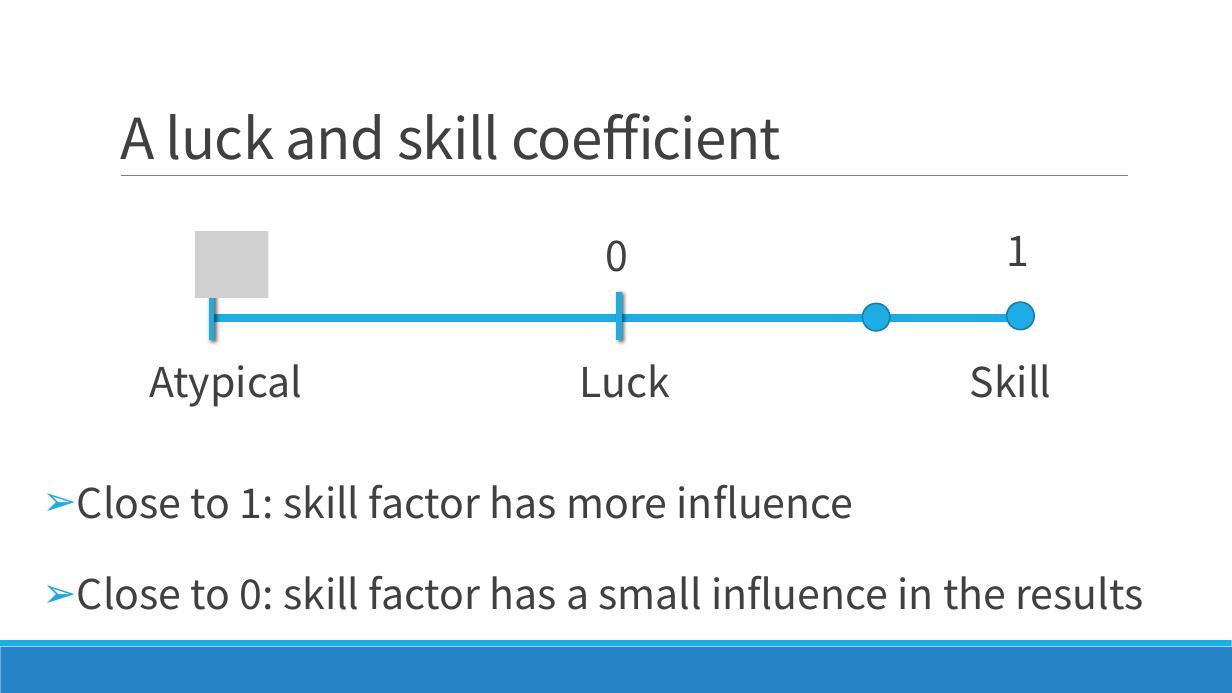
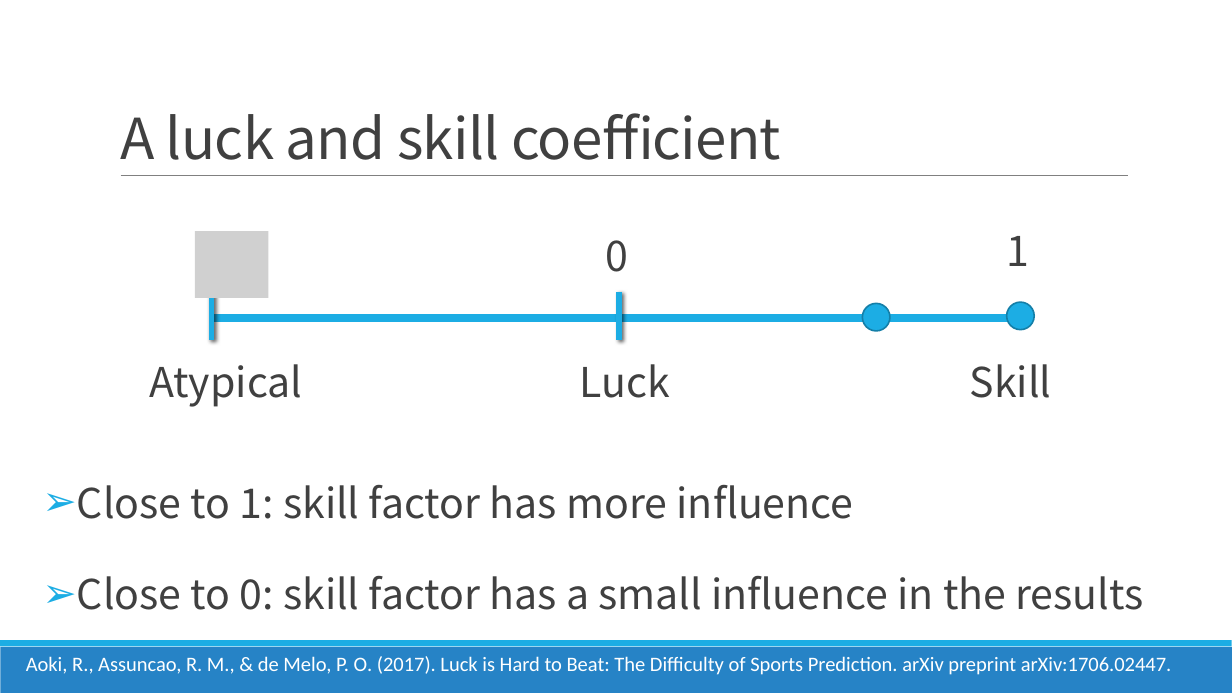
Before and after one commit to FindNorthStar/DataMining, a slide deck: slide 8 of homework_1/Luck is Hard to Beat The Difficulty of Sports Prediction.pptx. Drawn at 1232x693 pixels with LibreOffice and Linux fonts; fonts in the diff are those of the drawing; grey boxes stand for pictures. Boxes give left, top, right and bottom in pixels: in the first picture for what was removed or moved away, otherwise in the second. Text is boxed around its words. In the diff, an @@ line names an element or a change of style, - is before the commit and + after.

```diff
--- a/homework_1/Luck is Hard to Beat The Difficulty of Sports Prediction.pptx
+++ b/homework_1/Luck is Hard to Beat The Difficulty of Sports Prediction.pptx
@@ text added at bbox=[26, 656, 1172, 675], 16 pt, text #FFFFFF @@
+Aoki, R., Assuncao, R. M., & de Melo, P. O. (2017). Luck is Hard to Beat: The Difficulty of Sports Prediction. arXiv preprint arXiv:1706.02447.
```
Also in this commit, not shown: 7 other slides changed, 2 slides added, 1 slide removed, 4 other files.
